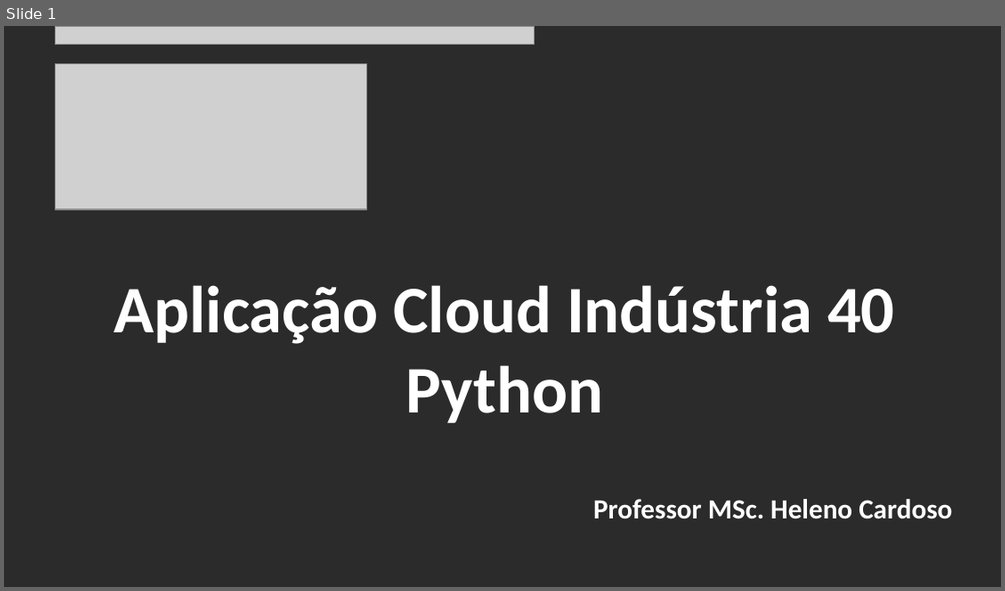
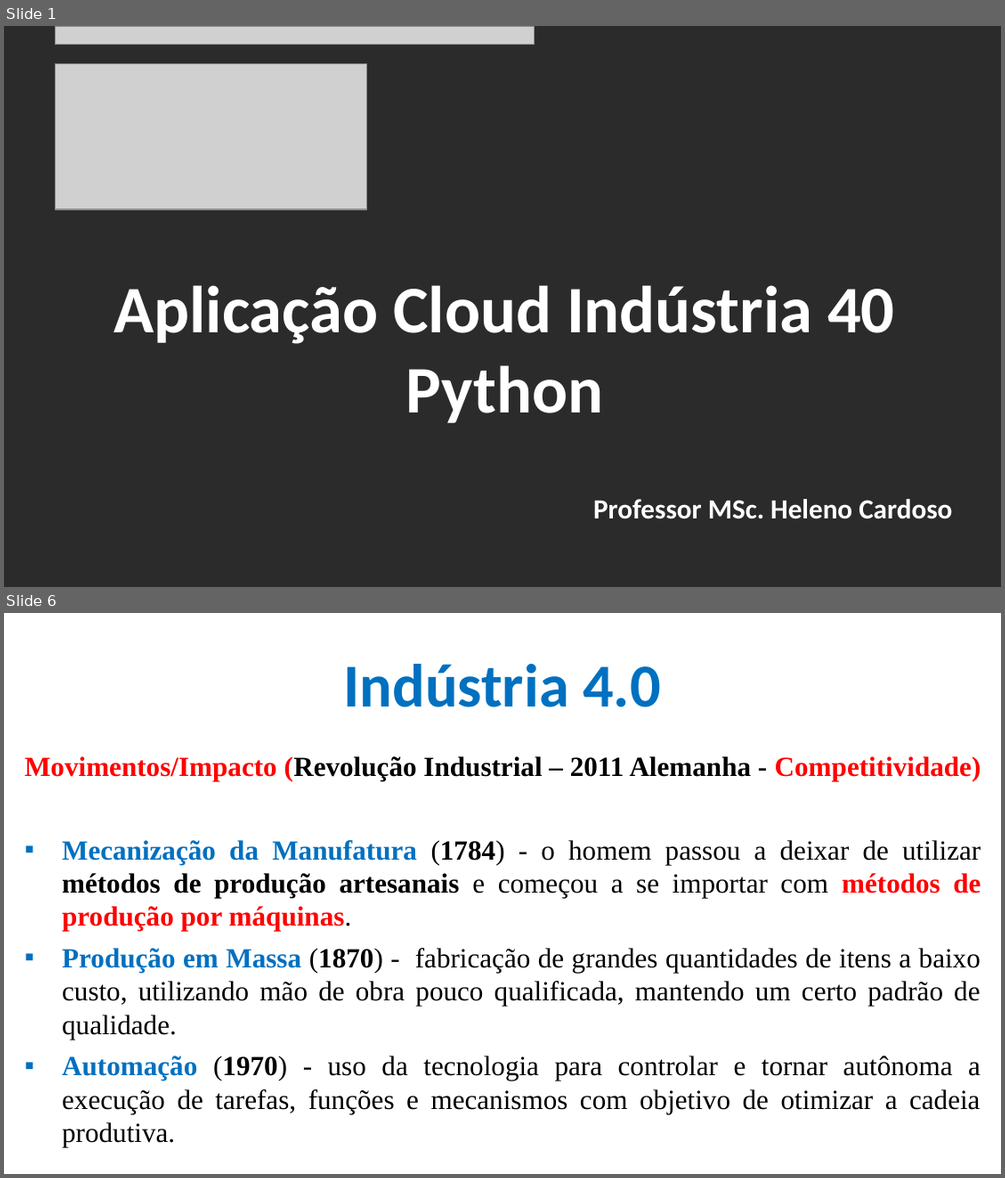
Before and after one commit to CloudEducationBrazil/WydenArea1AplicacaoCloudIndustria40Python, a slide deck: 01 Classes/Aula 08 - Aplicação Cloud Indústria 40 Python IoT - Tecnologias Emergentes.pptx. Shown one above the other, each under a label of ours: slide 1 before the commit, slides 1 and 6 after it; the slides between them are not shown. The pictures are 1005x591 and 1005x1178 pixels, drawn with LibreOffice and Linux fonts; fonts in the diff are those of the drawing; grey boxes stand for pictures; background and template pictures are left out; a plain dark background stands for a picture behind light text. Boxes give left, top, right and bottom in pixels: in the first picture for what was removed or moved away, otherwise in the second. Text is boxed around its words. In the diff, an @@ line names an element or a change of style, - is before the commit and + after.

Commit message:
Aula 08 Cloud IoT Python Indústria 4.0 08maio2023

```diff
--- a/01 Classes/Aula 08 - Aplicação Cloud Indústria 40 Python IoT - Tecnologias Emergentes.pptx
+++ b/01 Classes/Aula 08 - Aplicação Cloud Indústria 40 Python IoT - Tecnologias Emergentes.pptx
@@ slide 6 added at <box>4,613,1001,1174</box>, background picture (left out) @@
@@ title added at <box>343,664,661,707</box>, 44 pt, text #0070C0, bold @@
+Indústria 4.0
@@ text added at <box>24,756,981,1147</box>, 20 pt, text #000000 @@
+Movimentos/Impacto (Revolução Industrial – 2011 Alemanha - Competitividade)
+▪ Mecanização da Manufatura (1784) - o homem passou a deixar de utilizar métodos de produção artesanais e começou a se importar com métodos de produção por máquinas.
+▪ Produção em Massa (1870) - fabricação de grandes quantidades de itens a baixo custo, utilizando mão de obra pouco qualificada, mantendo um certo padrão de qualidade.
+▪ Automação (1970) - uso da tecnologia para controlar e tornar autônoma a execução de tarefas, funções e mecanismos com objetivo de otimizar a cadeia produtiva.
```
Also in this commit, not shown: 4 slides changed, 21 other slides added, 2 slides removed, 5 other files.
